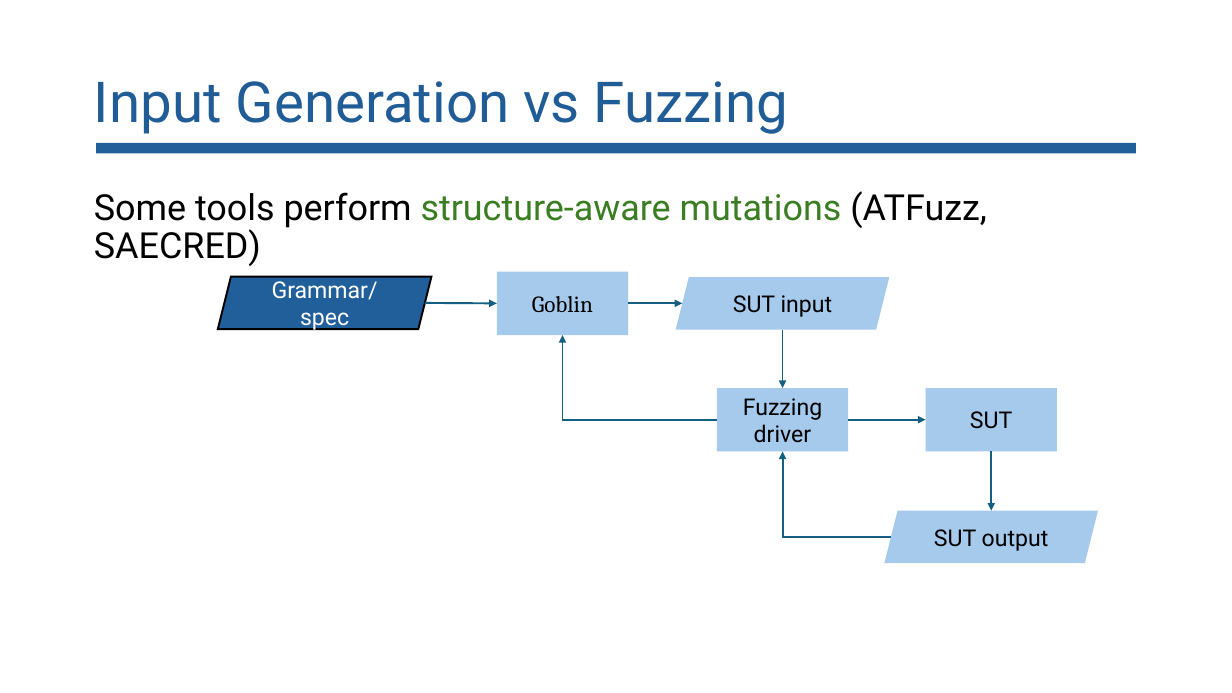
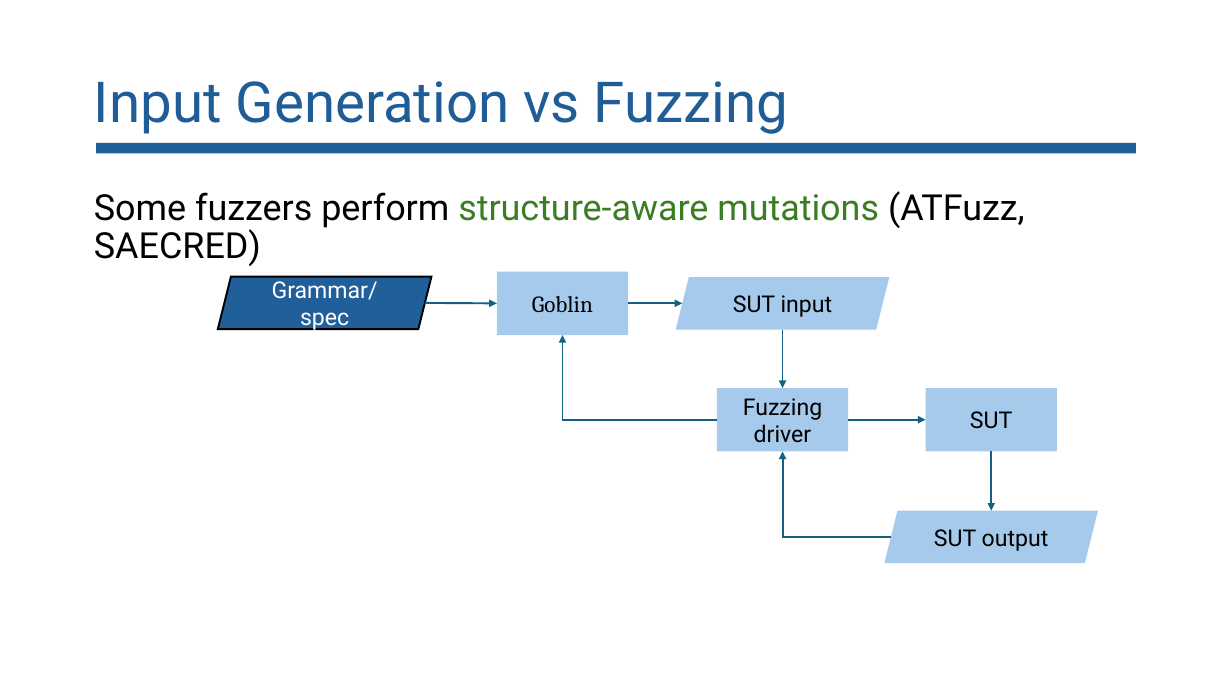
Before and after one commit to lorchrob/goblin_slides, a slide deck: slide 15 of goblin_slides.pptx (slide 14 before the commit). Drawn at 1232x693 pixels with LibreOffice and Linux fonts; fonts in the diff are those of the drawing. Boxes give left, top, right and bottom in pixels: in the first picture for what was removed or moved away, otherwise in the second. Text is boxed around its words. In the diff, an @@ line names an element or a change of style, - is before the commit and + after.

```diff
--- a/goblin_slides.pptx
+++ b/goblin_slides.pptx
@@ text at box(94, 191, 1025, 266): text changed @@
-Some tools perform structure-aware mutations (ATFuzz, SAECRED)
+Some fuzzers perform structure-aware mutations (ATFuzz, SAECRED)
```
Also in this commit, not shown: 25 other slides changed, 1 slide added.
